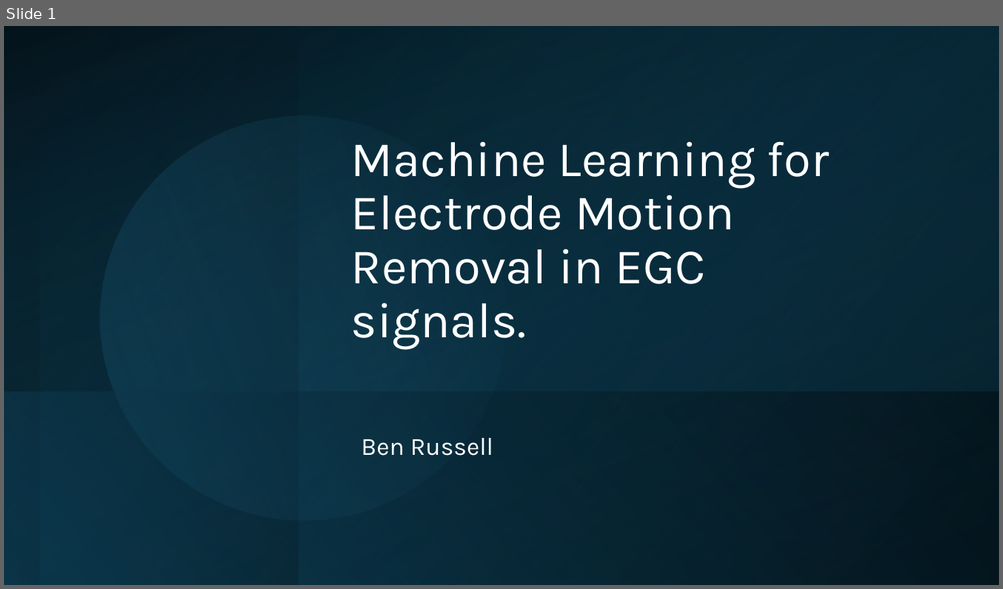
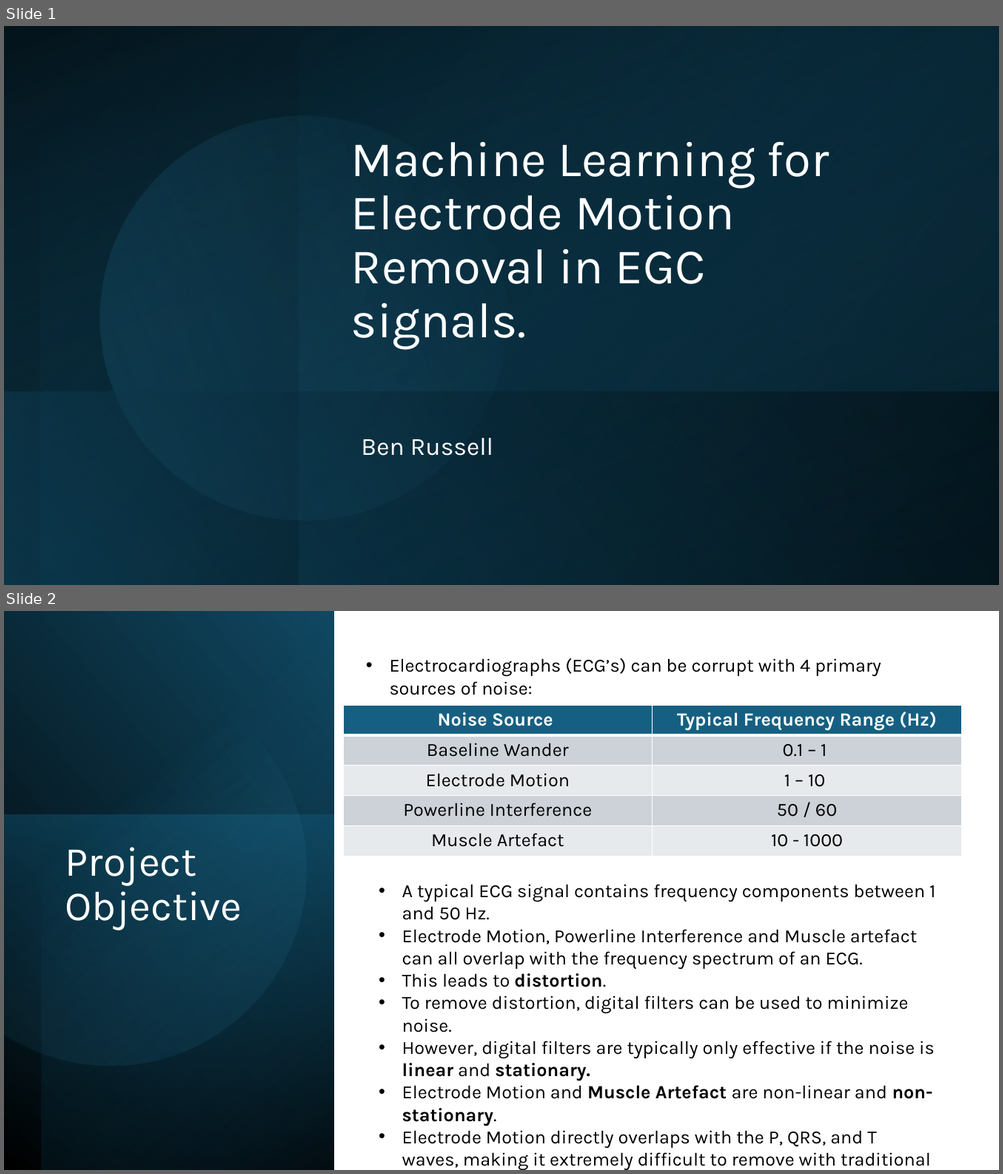
Before and after one commit to ben120-web/MSc-Project, a slide deck: Electrode Motion Denoising/reports/Exective Presentation.pptx. Shown one above the other, each under a label of ours: slide 1 before the commit, slides 1 and 2 after it. The pictures are 1003x589 and 1003x1174 pixels, drawn with LibreOffice and Linux fonts; fonts in the diff are those of the drawing. Boxes give left, top, right and bottom in pixels: in the first picture for what was removed or moved away, otherwise in the second. Text is boxed around its words. In the diff, an @@ line names an element or a change of style, - is before the commit and + after.

Commit message:
Updates to slides,

```diff
--- a/Electrode Motion Denoising/reports/Exective Presentation.pptx
+++ b/Electrode Motion Denoising/reports/Exective Presentation.pptx
@@ slide 2 added at bbox=[4, 611, 999, 1170], background #FFFFFF @@
@@ rectangle added at bbox=[4, 611, 334, 1170], fill gradient #000000 to #104862 @@
@@ rectangle added at bbox=[41, 611, 334, 1170], fill gradient #000000 to #156082 @@
@@ freeform shape added at bbox=[4, 649, 342, 1101], fill gradient #46B1E1 to #104862 @@
@@ text added at bbox=[390, 658, 881, 695], 18 pt, text #000000 @@
+• Electrocardiographs (ECG’s) can be corrupt with 4 primary sources of noise:
@@ table added at bbox=[343, 705, 961, 857], 5 rows, 2 columns @@
+Noise Source | Typical Frequency Range (Hz)
+Baseline Wander | 0.1 – 1
+Electrode Motion | 1 – 10
+Powerline Interference | 50 / 60
+Muscle Artefact | 10 - 1000
@@ rectangle added at bbox=[4, 815, 334, 1170], fill gradient #156082 to #0B3041 @@
@@ title added at bbox=[65, 847, 242, 931], 40 pt, text #FFFFFF @@
+Project Objective
@@ text added at bbox=[402, 884, 935, 1170], 18 pt, text #000000 @@
+• A typical ECG signal contains frequency components between 1 and 50 Hz.
+• Electrode Motion, Powerline Interference and Muscle artefact can all overlap with the frequency spectrum of an ECG.
+• This leads to distortion.
+• To remove distortion, digital filters can be used to minimize noise.
+• However, digital filters are typically only effective if the noise is linear and stationary.
+• Electrode Motion and Muscle Artefact are non-linear and non-stationary.
+• Electrode Motion directly overlaps with the P, QRS, and T waves, making it extremely difficult to remove with traditional filters.
```
Also in this commit, not shown: 2 slides changed, 1 slide removed, 1 other file.
